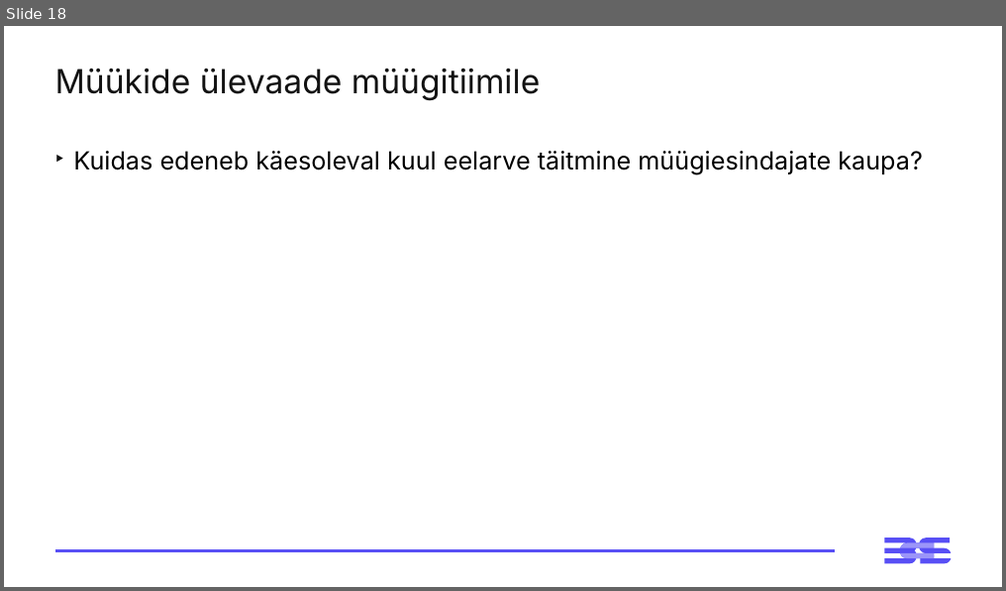
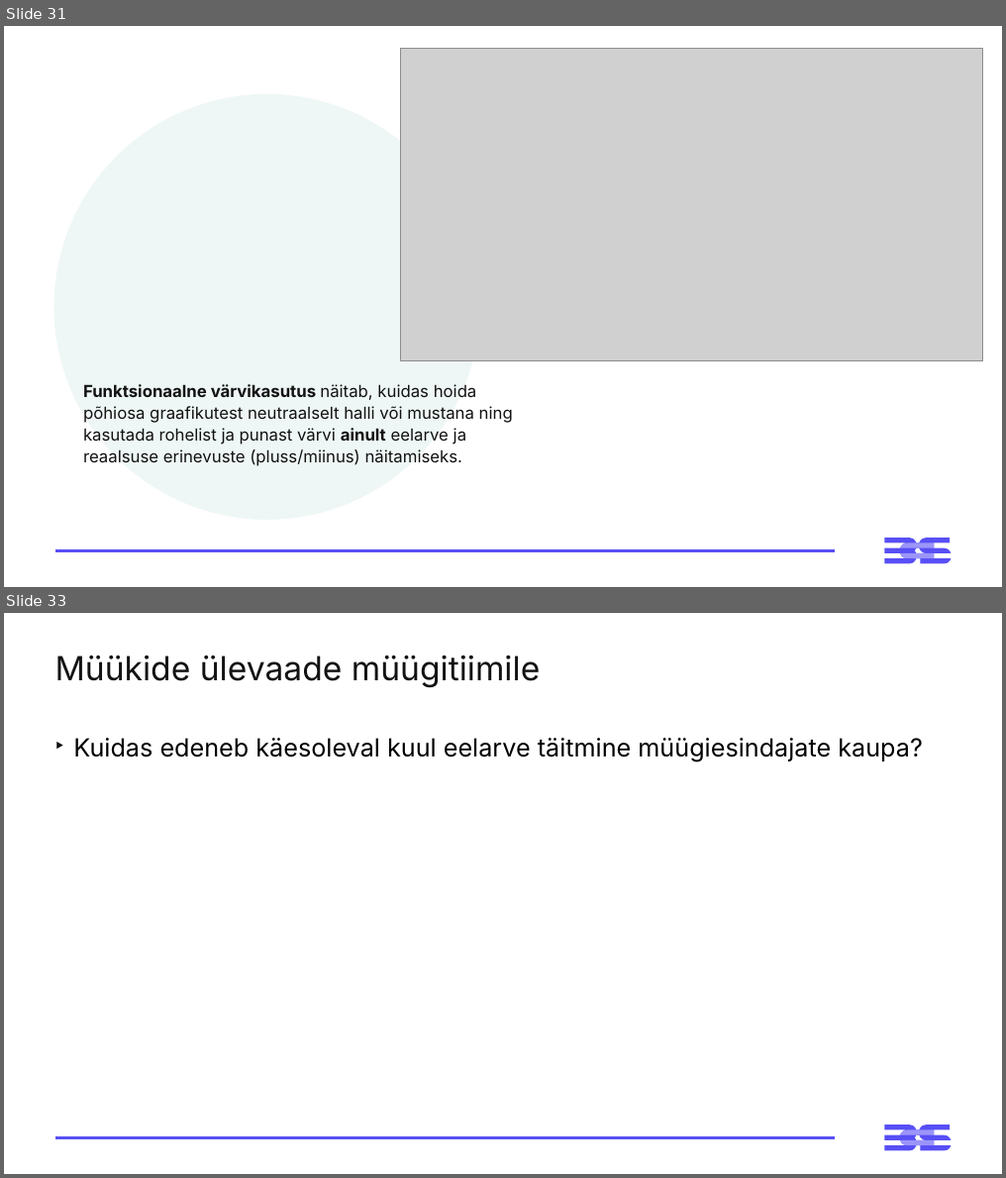
Before and after one commit to emilieabel/andmetarkus, a slide deck: Materjalid/Day3 M Visuaalid Andmelugu/3-paev-andmetarkus-esitlus.pptx. Shown one above the other, each under a label of ours: slide 18 before the commit, slides 31 and 33 after it; the slides between them are not shown. The pictures are 1006x591 and 1006x1178 pixels, drawn with LibreOffice and Linux fonts; fonts in the diff are those of the drawing; grey boxes stand for pictures. Boxes give left, top, right and bottom in pixels: in the first picture for what was removed or moved away, otherwise in the second. Text is boxed around its words. In the diff, an @@ line names an element or a change of style, - is before the commit and + after.

```diff
--- a/Materjalid/Day3 M Visuaalid Andmelugu/3-paev-andmetarkus-esitlus.pptx
+++ b/Materjalid/Day3 M Visuaalid Andmelugu/3-paev-andmetarkus-esitlus.pptx
@@ slide 31 added at [4, 26, 1002, 587], background #FFFFFF; not listed: 3 template elements that a slide beside it also shows @@
@@ picture added at [401, 49, 982, 362] @@
@@ ellipse added at [54, 94, 480, 520], fill #EEF7F5 @@
@@ text added at [83, 384, 513, 467], 16 pt, text #121212 @@
+Funktsionaalne värvikasutus näitab, kuidas hoida põhiosa graafikutest neutraalselt halli või mustana ning kasutada rohelist ja punast värvi ainult eelarve ja reaalsuse erinevuste (pluss/miinus) näitamiseks.
@@ what was slide 18 is now slide 33 @@
```
Also in this commit, not shown: 1 slide changed, 14 other slides added, 1 other file.
